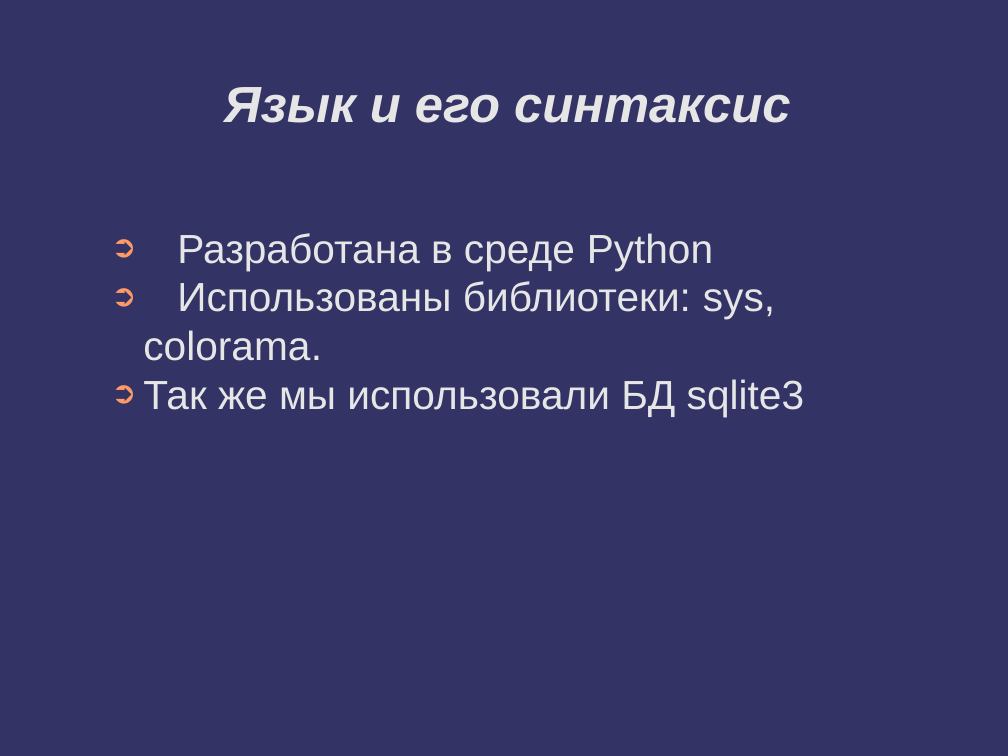
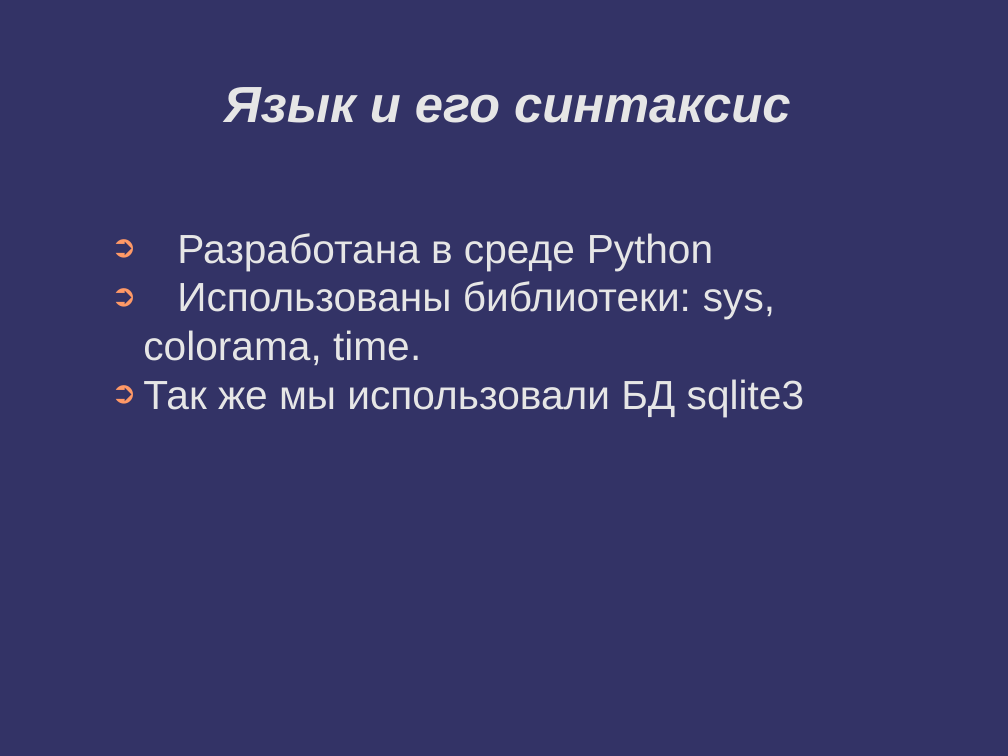
Before and after one commit to Aziev-Majid-Yaragievich/1XS, a slide deck: slide 5 of Презентация.odp. Drawn at 1008x756 pixels with LibreOffice and Linux fonts; fonts in the diff are those of the drawing; background and template pictures are left out. Boxes give left, top, right and bottom in pixels: in the first picture for what was removed or moved away, otherwise in the second. Text is boxed around its words. In the diff, an @@ line names an element or a change of style, - is before the commit and + after.

```diff
--- a/Презентация.odp
+++ b/Презентация.odp
@@ text at (x1=143, y1=281, x2=775, y2=365): text changed @@
-➲ Использованы библиотеки: sys, colorama.
+➲ Использованы библиотеки: sys, colorama, time.
```
Also in this commit, not shown: 1 other slide changed, 1 other file.
